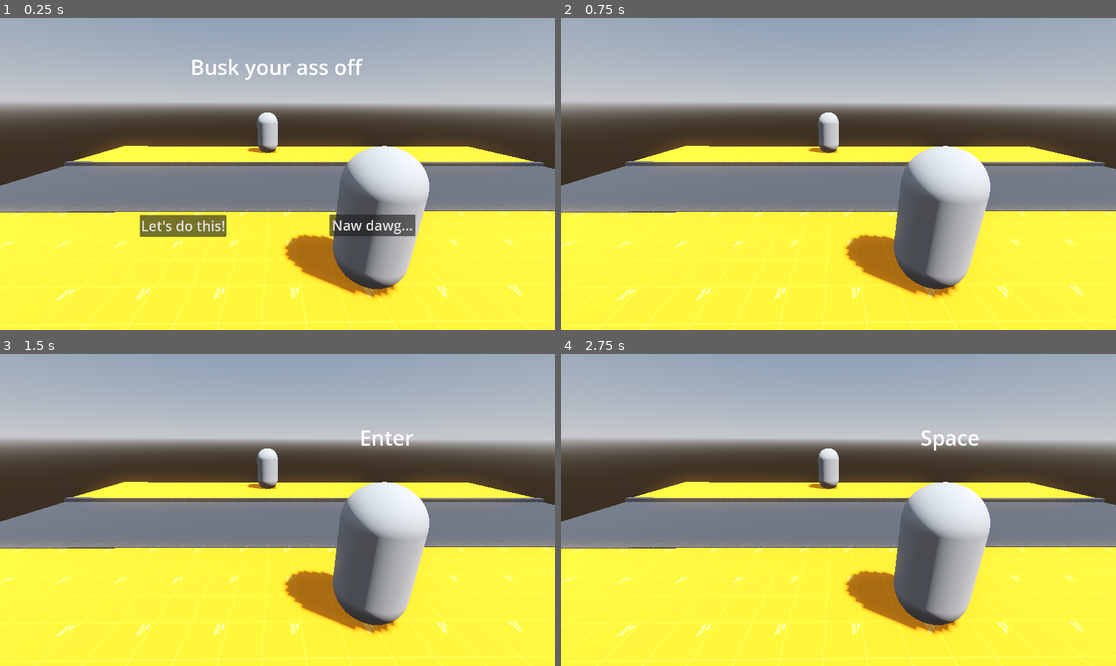
Above: before the commit, frames 1-4 (two rows, left to right).
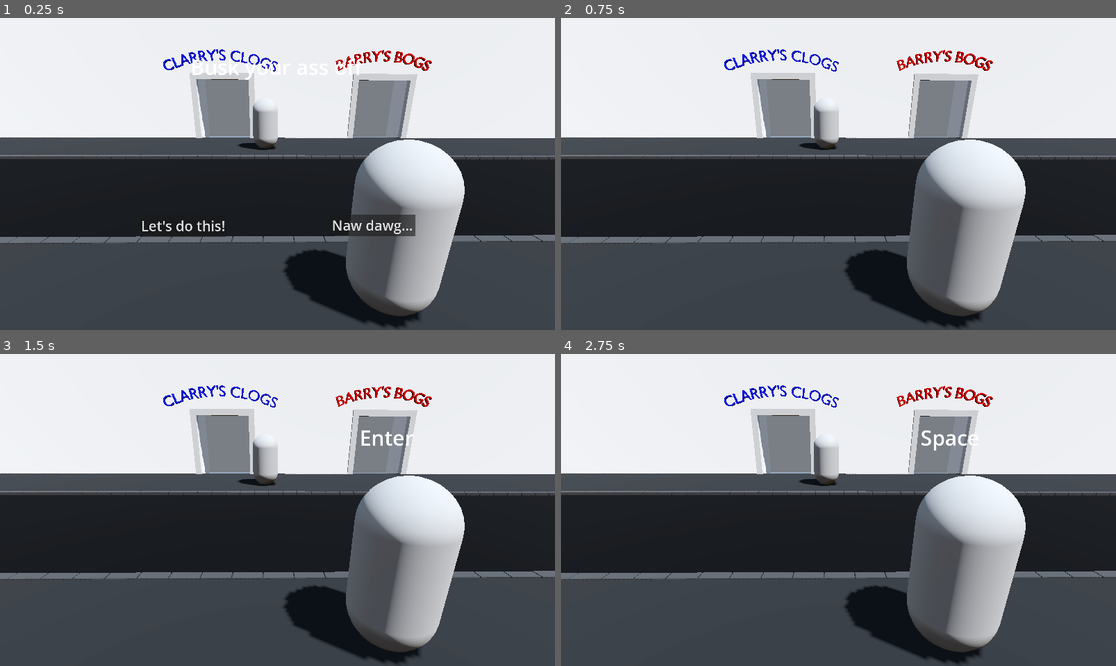
Above: after the commit, the same moments.

Repository: Monkeytonk115/ggj24-walking-sim
Game: Godot game, scene res://main.tscn
The game is run twice, just before and just after one commit, with the same random seed, the same clock (stepped at 60 frames per second) and the same inputs.
Inputs:
- Up to frame 1 (0.25 s): no input
- Up to frame 2 (0.75 s): click "Let's do this!" at 0.5 s
- Up to frame 3 (1.5 s): tap Enter at 1.25 s
- Up to frame 4 (2.75 s): tap Space at 2 s

The runs differ from the first frame. In frame 1, 96% of the frame differs, in the area x 0-100%, y 0-100%; in frame 2, 97%; in frame 3, 97%; in frame 4, 97%.

Commit message:
1st pass street added to main scene, hidden old road

Diff:
--- a/main.tscn
+++ b/main.tscn
@@ -1,10 +1,11 @@
-[gd_scene load_steps=9 format=3 uid="uid://dtfwac13qj7mm"]
+[gd_scene load_steps=10 format=3 uid="uid://dtfwac13qj7mm"]
 
 [ext_resource type="Script" path="res://main.gd" id="1_fkddq"]
 [ext_resource type="PackedScene" uid="uid://llqsrrlds7hd" path="res://scenes/road.tscn" id="1_r37c3"]
 [ext_resource type="PackedScene" uid="uid://dw1mtcytlm6ue" path="res://scenes/humanoid.tscn" id="2_v3edw"]
 [ext_resource type="PackedScene" uid="uid://bmtiuhi3cudxy" path="res://interface/main_menu.tscn" id="3_6imo6"]
 [ext_resource type="PackedScene" uid="uid://cwjwy7gtx1i3m" path="res://interface/debug_visual_prompt.tscn" id="4_yun4g"]
+[ext_resource type="PackedScene" uid="uid://dty8dgj8mybao" path="res://scenes/newroad.tscn" id="6_amfe8"]
 
 [sub_resource type="ProceduralSkyMaterial" id="ProceduralSkyMaterial_j5vxl"]
 sky_horizon_color = Color(0.64625, 0.65575, 0.67075, 1)
@@ -26,13 +27,15 @@
 environment = SubResource("Environment_hir0a")
 
 [node name="DirectionalLight3D" type="DirectionalLight3D" parent="."]
-transform = Transform3D(-0.866024, -0.433016, 0.250001, 0, 0.499998, 0.866026, -0.500003, 0.749999, -0.43301, 0, 0, 0)
+transform = Transform3D(-0.866024, -0.433016, 0.250001, 0, 0.499998, 0.866027, -0.500003, 0.75, -0.43301, 0, 0, 0)
 shadow_enabled = true
 
 [node name="road" parent="." instance=ExtResource("1_r37c3")]
+visible = false
 
 [node name="Camera3D" type="Camera3D" parent="."]
 transform = Transform3D(0.0133453, -0.333215, 0.942757, 0.00471637, 0.942851, 0.333181, -0.9999, 7.48825e-25, 0.0141542, 6.12806, 2.46233, 1.35966)
+fov = 63.8
 
 [node name="PlayerBusker" parent="." instance=ExtResource("2_v3edw")]
 transform = Transform3D(1, 0, 0, 0, 1, 0, 0, 0, 1, 3.73901, 0.063892, 0)
@@ -45,4 +48,7 @@
 [node name="DebugVisualPrompt" parent="." instance=ExtResource("4_yun4g")]
 mouse_filter = 2
 
+[node name="Newroad" parent="." instance=ExtResource("6_amfe8")]
+transform = Transform3D(-1.09278e-08, 0, -0.25, 0, 0.25, 0, 0.25, 0, -1.09278e-08, 2.559, 0, 0)
+
 [connection signal="start_game" from="MainMenu" to="." method="_on_main_menu_start_game"]
--- /dev/null
+++ b/scenes/newroad.tscn
@@ -0,0 +1,9 @@
+[gd_scene load_steps=2 format=3 uid="uid://dty8dgj8mybao"]
+
+[ext_resource type="ArrayMesh" uid="uid://caberma67bo6s" path="res://models/StreetFullMesh.obj" id="1_klpqb"]
+
+[node name="Newroad" type="Node3D"]
+
+[node name="MeshInstance3D" type="MeshInstance3D" parent="."]
+mesh = ExtResource("1_klpqb")
+skeleton = NodePath("")
Not shown, added: models/StreetFullMesh.mtl
Not shown, added: models/StreetFullMesh.obj
Not shown, added: models/StreetFullMesh.obj.import
Not shown, changed: modelSource/Street.blend
Not shown, changed: modelSource/Street.blend1
